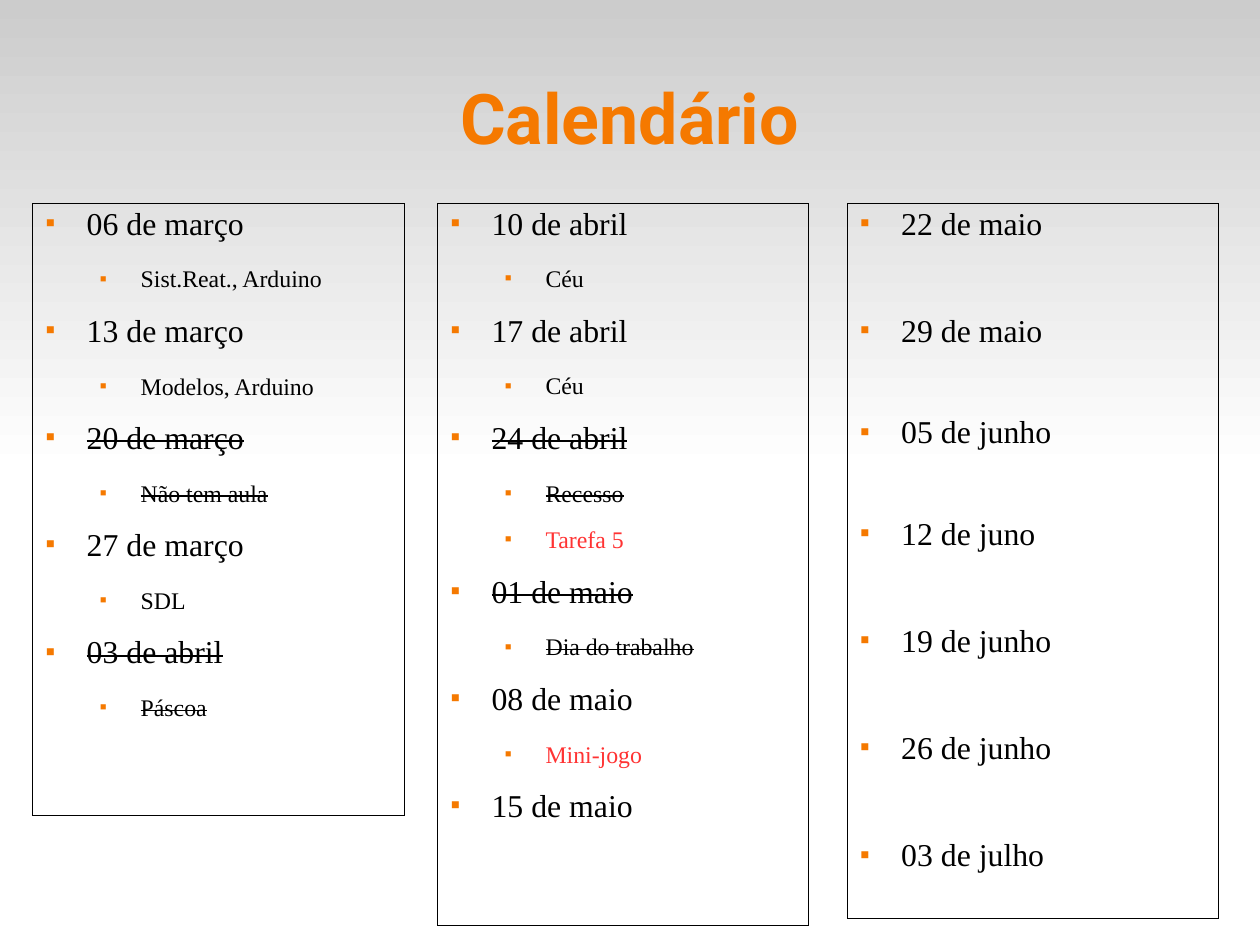
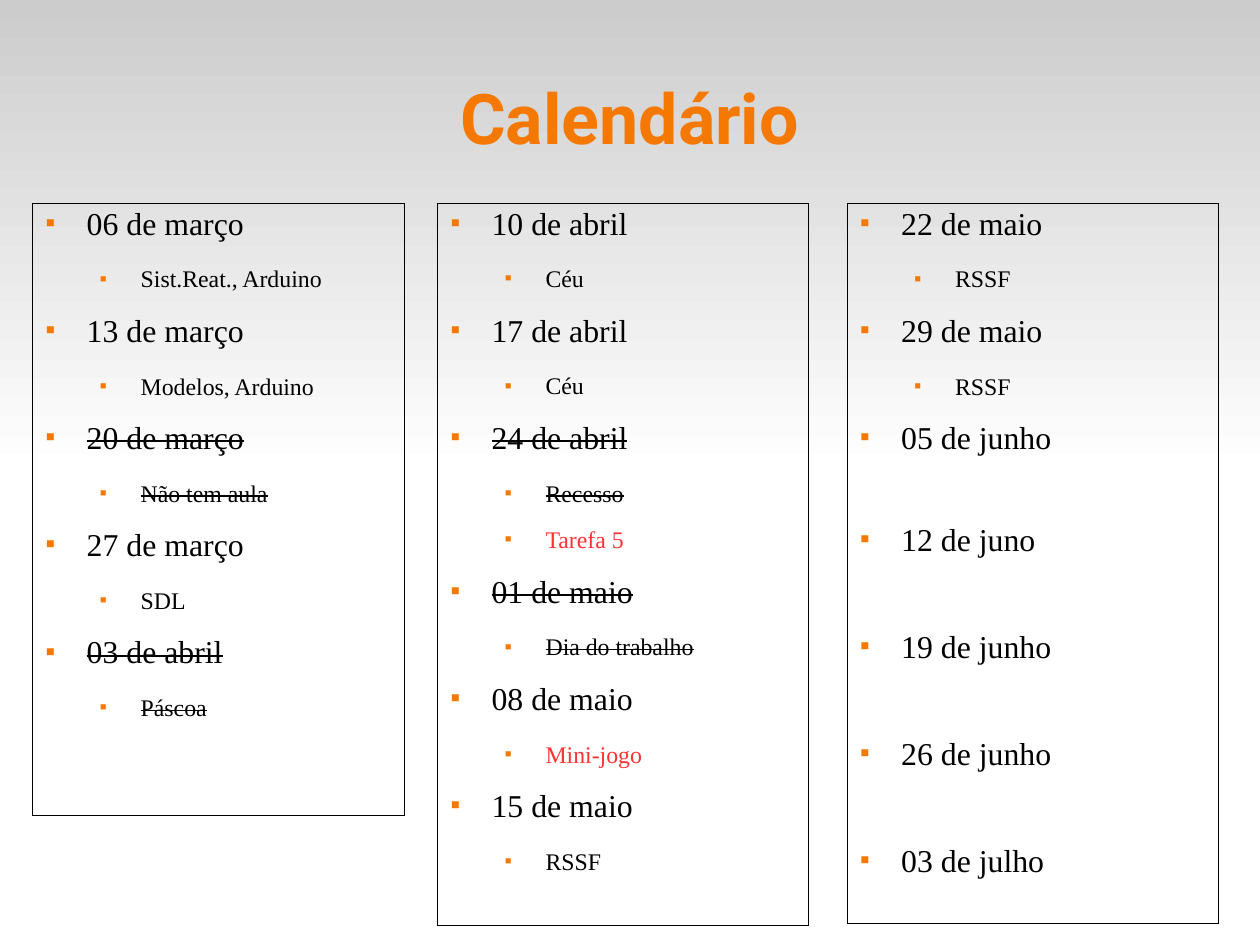
Before and after one commit to fsantanna-uerj/reativos, a slide deck: slide 11 of slides/00_intro.odp. Drawn at 1260x945 pixels with LibreOffice and Linux fonts; fonts in the diff are those of the drawing. Boxes give left, top, right and bottom in pixels: in the first picture for what was removed or moved away, otherwise in the second. Text is boxed around its words. In the diff, an @@ line names an element or a change of style, - is before the commit and + after.

Commit message:
(>) slides

```diff
--- a/slides/00_intro.odp
+++ b/slides/00_intro.odp
@@ text "22 de maio": place and size @@
-text "22 de maio" at [847,204,1219,930]
+text "22 de maio" at [847,204,1219,935]
@@ text at [955,271,1011,288]: paragraph added @@
+  ■ RSSF
@@ text at [955,379,1011,396]: paragraph added @@
+  ■ RSSF
@@ text at [546,854,602,871]: paragraph added @@
+  ■ RSSF
```
Also in this commit, not shown: 3 other files.
